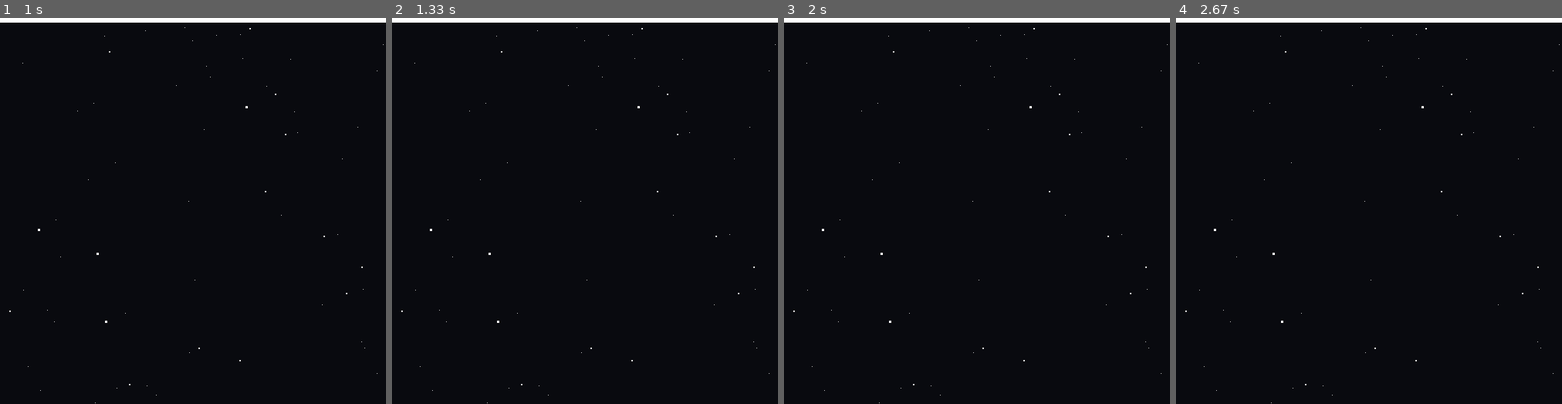
Above: before the commit, frames 1-4 (left to right).
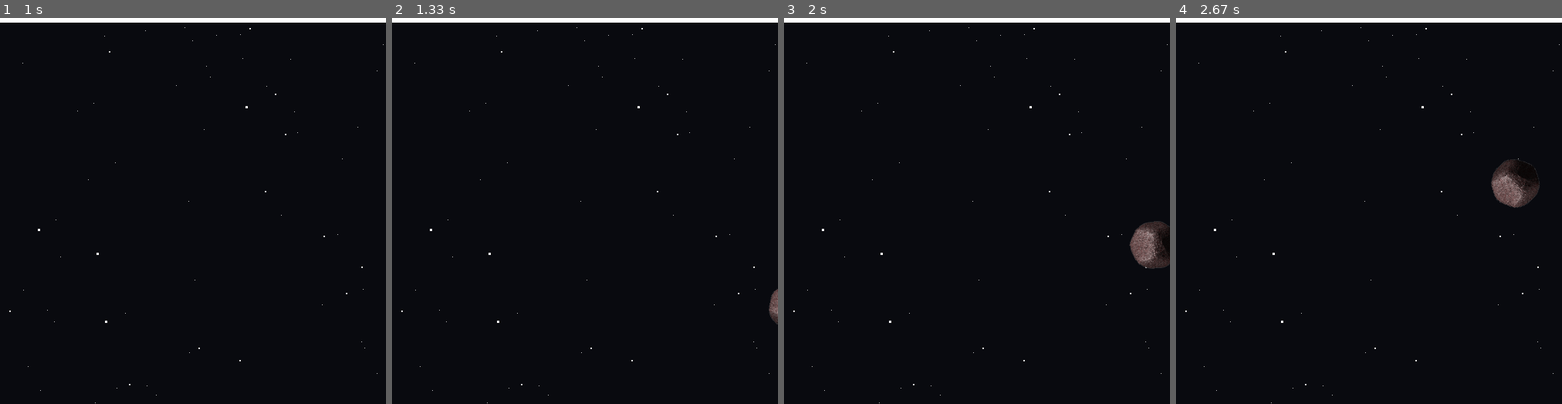
Above: after the commit, the same moments.

Repository: alanxoc3/pygame-asteroids
Game: pygame game, started from src/game.py
The game is run twice, just before and just after one commit, with the same random seed, the same clock (stepped at 60 frames per second) and the same inputs. The source is Python 2; it was converted automatically to run under Python 3.
Inputs (mouse positions are in pixels of both pictures, inside the frame that each line leads up to):
- Up to frame 1 (1 s): click (193, 211) at 0.38 s
- Up to frame 2 (1.33 s): no input
- Up to frame 3 (2 s): no input
- Up to frame 4 (2.67 s): no input

Frame 1 is identical in both runs. In frame 2, 0.2% of the frame differs, in the area x 97-100%, y 70-80%; in frame 3, 0.9%; in frame 4, 0.9%, in the area x 81-95%, y 36-50%.

Commit message:
working beta version

Diff:
--- a/src/game.py
+++ b/src/game.py
@@ -31,6 +31,7 @@
     self.done = False
     # Starting Point, Speed, Trajectory Angle, Rotation Speed
     self.astList = astgroup.AsteroidGroup()
+    self.astList.spawnAsteroid()
 
   def event_loop(self):
     """
